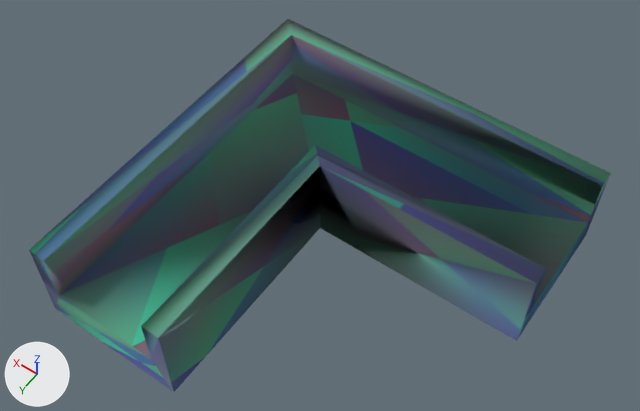
What one commit did to the OBJ model resources/shape-13.obj.
The view is the same before and after, from a 50 mm camera at (-0.649, 0.859, 1.178) aimed at (-0.15, 0.159, 0.079). Lighting does not change. The marker at lower left points along +X, +Y and +Z. Where no turn or scale is listed for an object, it has been applied to the vertices.

Names of what the first picture shows: 'shape-13'.
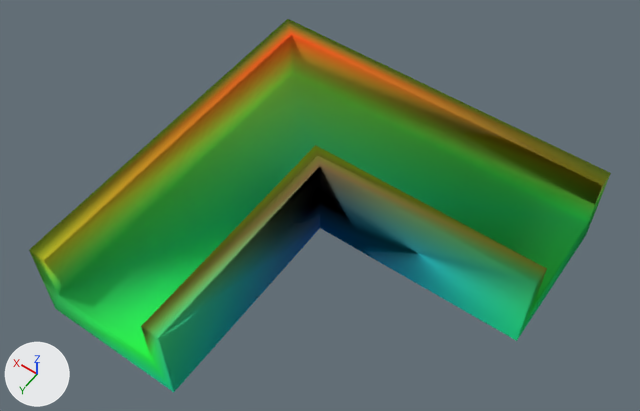
The edits, one by one:
Picture 'shape-13_tex.png' (img_shape_13_tex_png) is new.
Material 'material_1' (mat_material_1) changes its picture from img_shape_null_tex_png to img_shape_13_tex_png.
Material 'material_2' (mat_material_2) changes its picture from img_shape_null_tex_png to img_shape_13_tex_png.
Material 'material_3' (mat_material_3) changes its picture from img_shape_null_tex_png to img_shape_13_tex_png.
Material 'material_4' (mat_material_4) changes its picture from img_shape_null_tex_png to img_shape_13_tex_png.
Material 'material_5' (mat_material_5) changes its picture from img_shape_null_tex_png to img_shape_13_tex_png.
Material 'material_6' (mat_material_6) changes its picture from img_shape_null_tex_png to img_shape_13_tex_png.
Material 'material_7' (mat_material_7) changes its picture from img_shape_null_tex_png to img_shape_13_tex_png.
Material 'material_8' (mat_material_8) changes its picture from img_shape_null_tex_png to img_shape_13_tex_png.
Material 'material_9' (mat_material_9) changes its picture from img_shape_null_tex_png to img_shape_13_tex_png.
Material 'material_10' (mat_material_10) changes its picture from img_shape_null_tex_png to img_shape_13_tex_png.
Material 'material_12' (mat_material_12) changes its picture from img_shape_null_tex_png to img_shape_13_tex_png.
Material 'material_13' (mat_material_13) changes its picture from img_shape_null_tex_png to img_shape_13_tex_png.
Material 'material_14' (mat_material_14) changes its picture from img_shape_null_tex_png to img_shape_13_tex_png.
Material 'material_15' (mat_material_15) changes its picture from img_shape_null_tex_png to img_shape_13_tex_png.

Boxes (x1, y1, x2, y2) around the edits, measured in the pictures (640 x 411 px):
'shape-13', surface changed
    both: (29, 19, 611, 392)
